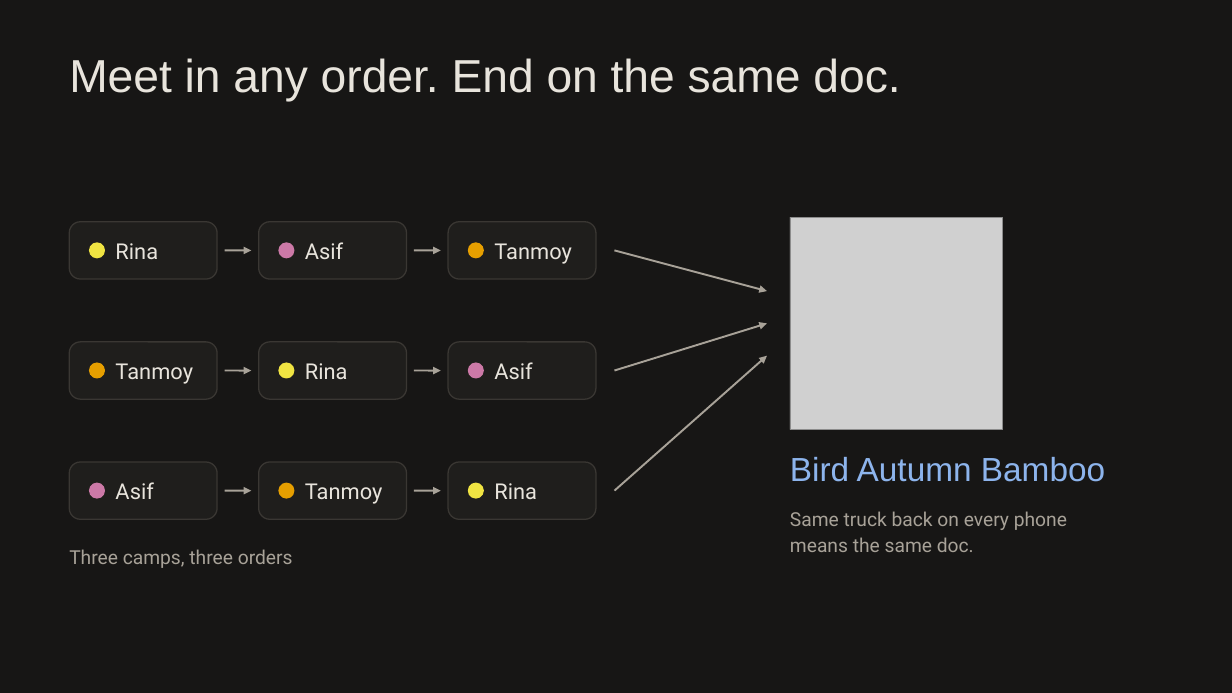
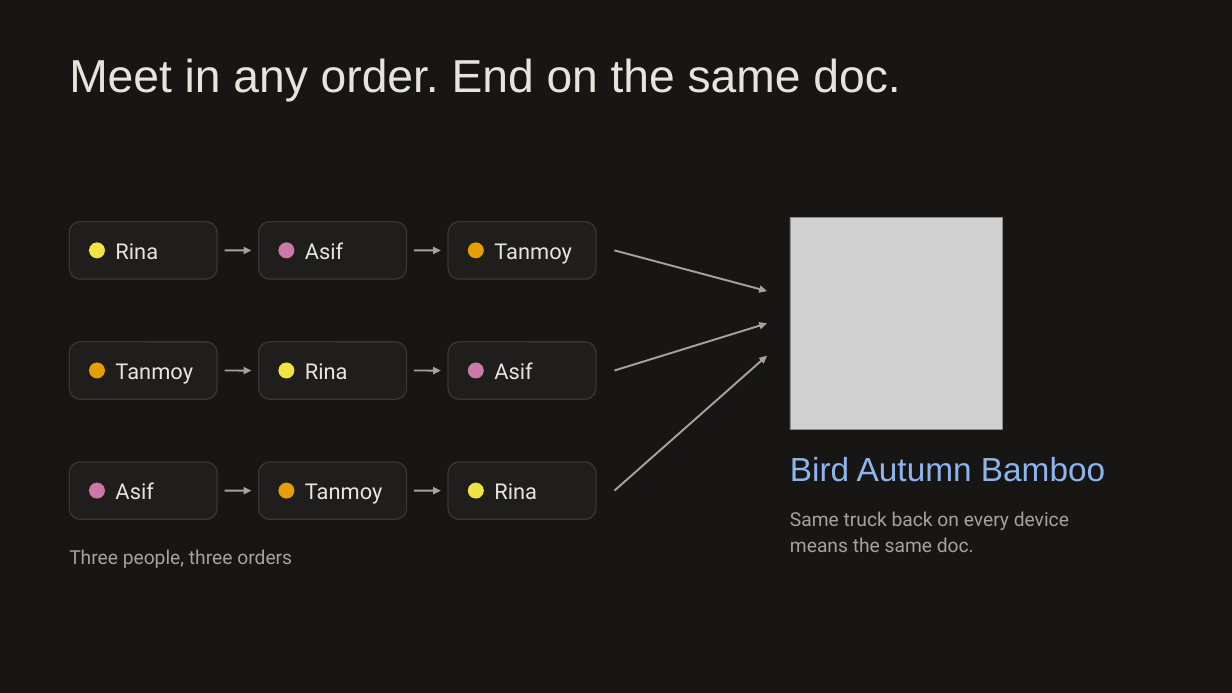
Before and after one commit to ranvir7123/phir-milenge, a slide deck: slide 4 of docs/handin/pitch-deck.pptx. Drawn at 1232x693 pixels with LibreOffice and Linux fonts; fonts in the diff are those of the drawing; grey boxes stand for pictures. Boxes give left, top, right and bottom in pixels: in the first picture for what was removed or moved away, otherwise in the second. Text is boxed around its words. In the diff, an @@ line names an element or a change of style, - is before the commit and + after.

```diff
--- a/docs/handin/pitch-deck.pptx
+++ b/docs/handin/pitch-deck.pptx
@@ text at box(790, 511, 1069, 552): text changed @@
-Same truck back on every phone means the same doc.
+Same truck back on every device means the same doc.
@@ text at box(69, 549, 292, 568): text changed @@
-Three camps, three orders
+Three people, three orders
```
Also in this commit, not shown: 3 other slides changed, 2 slides added, 1 slide removed, 9 other files.
